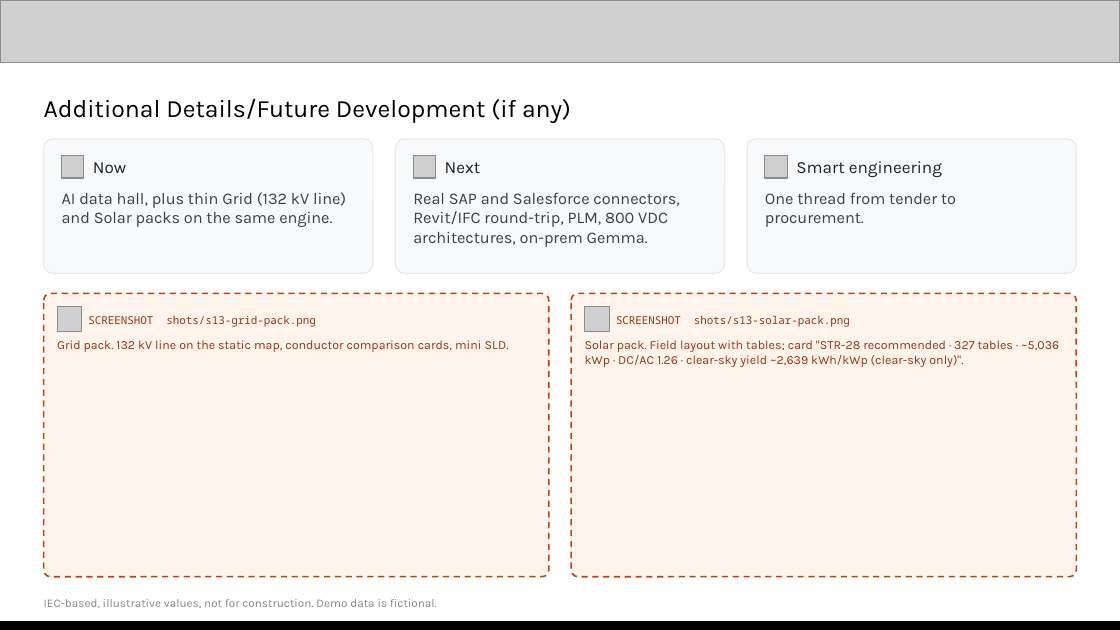
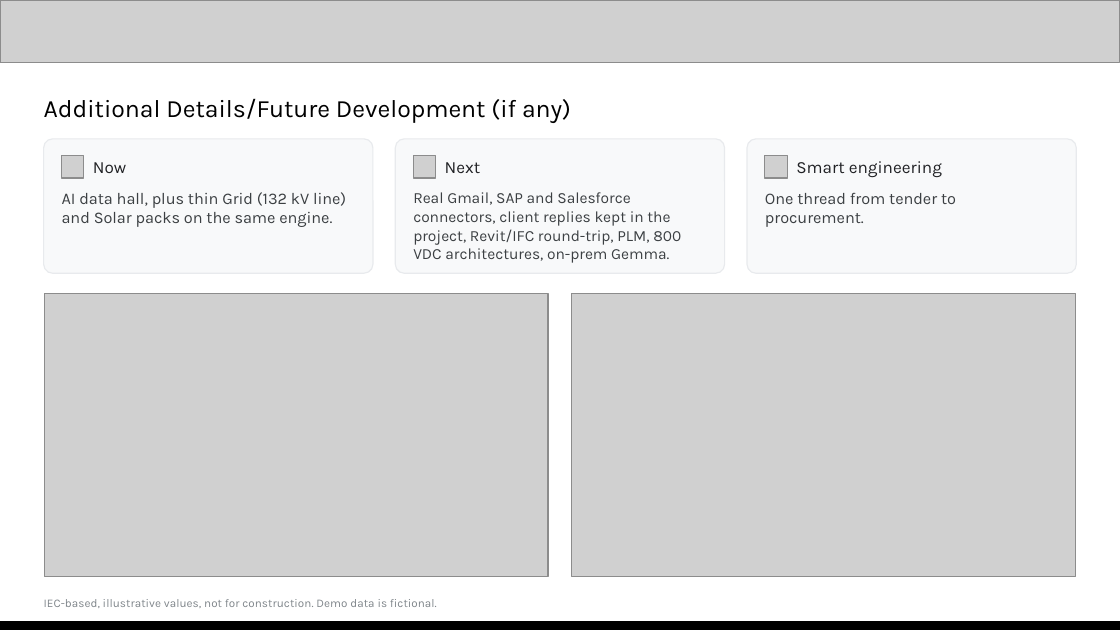
Before and after one commit to mehular0ra/kirchhoff, a slide deck: slide 12 of docs/submission/deck/Kirchhoff-AI-Builder-Cup.pptx. Drawn at 1120x630 pixels with LibreOffice and Linux fonts; fonts in the diff are those of the drawing; grey boxes stand for pictures. Boxes give left, top, right and bottom in pixels: in the first picture for what was removed or moved away, otherwise in the second. Text is boxed around its words. In the diff, an @@ line names an element or a change of style, - is before the commit and + after.

```diff
--- a/docs/submission/deck/Kirchhoff-AI-Builder-Cup.pptx
+++ b/docs/submission/deck/Kirchhoff-AI-Builder-Cup.pptx
@@ text at [413,192,681,263]: text changed; size 10.5 to 10 pt @@
-Real SAP and Salesforce connectors, Revit/IFC round-trip, PLM, 800 VDC architectures, on-prem Gemma.
+Real Gmail, SAP and Salesforce connectors, client replies kept in the project, Revit/IFC round-trip, PLM, 800 VDC architectures, on-prem Gemma.
@@ rounded rectangle removed at [44,293,549,577] @@
@@ picture added at [45,293,549,577] @@
@@ rounded rectangle removed at [571,293,1076,577] @@
@@ picture added at [572,293,1076,577] @@
@@ picture removed at [57,307,82,332] @@
@@ text removed at [88,316,315,327] @@
-SCREENSHOT shots/s13-grid-pack.png
@@ picture removed at [585,307,609,332] @@
@@ text removed at [616,315,850,327] @@
-SCREENSHOT shots/s13-solar-pack.png
@@ text removed at [57,340,509,352] @@
-Grid pack. 132 kV line on the static map, conductor comparison cards, mini SLD.
@@ text removed at [585,340,1059,367] @@
-Solar pack. Field layout with tables; card "STR-28 recommended · 327 tables · ~5,036 kWp · DC/AC 1.26 · clear-sky yield ~2,639 kWh/kWp (clear-sky only)".
```
Also in this commit, not shown: 6 other slides changed, 21 other files.
